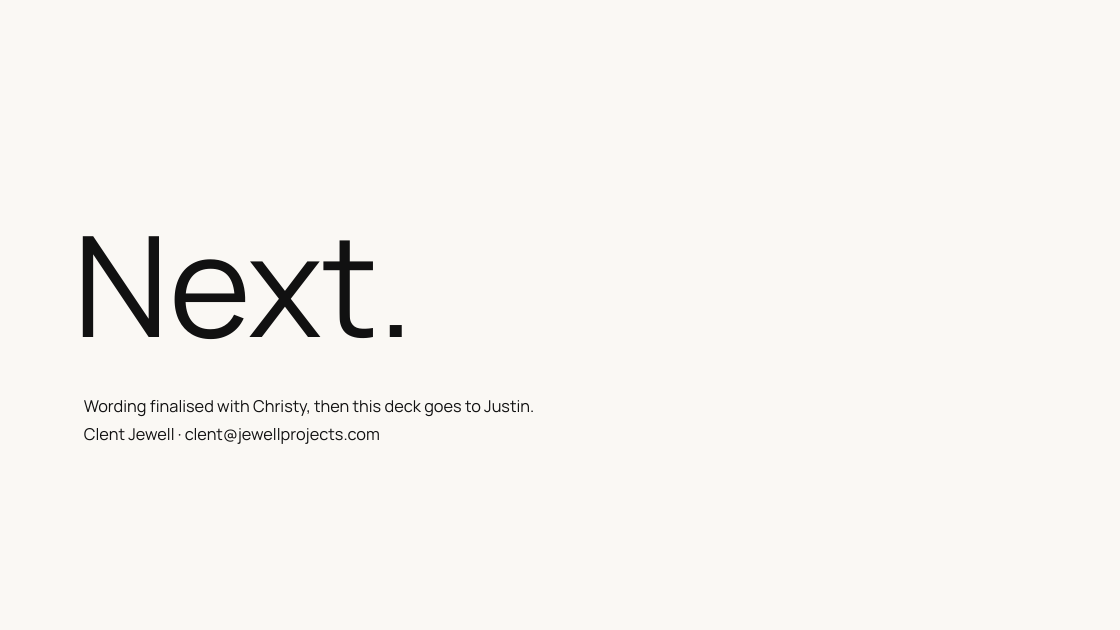
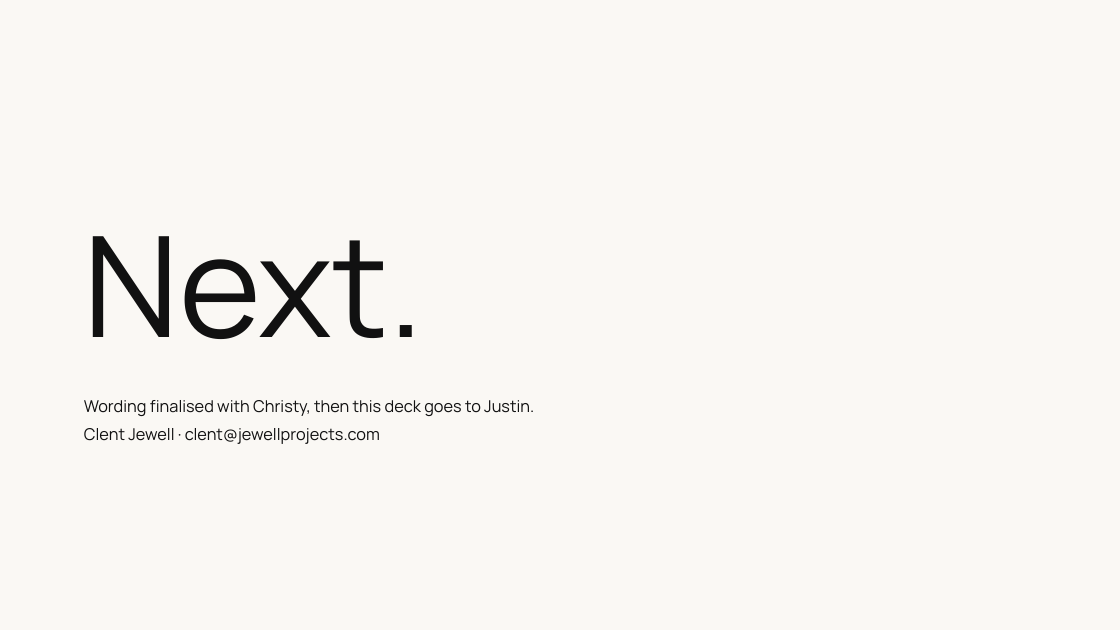
Before and after one commit to clentjewell/tapthatbrewery, a slide deck: slide 18 of 00 Admin/06 Presentations/JP_TapThat_ThePivot_v03.pptx. Drawn at 1120x630 pixels with LibreOffice and Linux fonts; fonts in the diff are those of the drawing. Boxes give left, top, right and bottom in pixels: in the first picture for what was removed or moved away, otherwise in the second. Text is boxed around its words. In the diff, an @@ line names an element or a change of style, - is before the commit and + after.

```diff
--- a/00 Admin/06 Presentations/JP_TapThat_ThePivot_v03.pptx
+++ b/00 Admin/06 Presentations/JP_TapThat_ThePivot_v03.pptx
@@ text "Next.": place and size @@
-text "Next." at [74,236,414,339]
+text "Next." at [84,236,424,339]
```
Also in this commit, not shown: 6 other slides changed, 4 other files.
